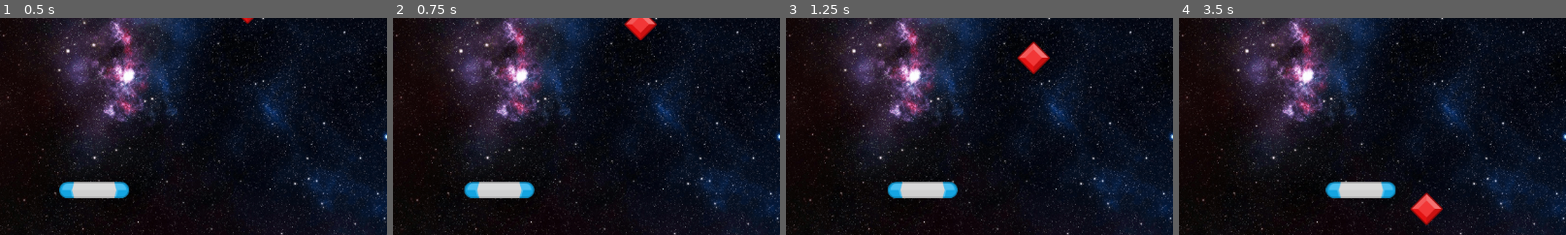
Above: before the commit, frames 1-4 (left to right).
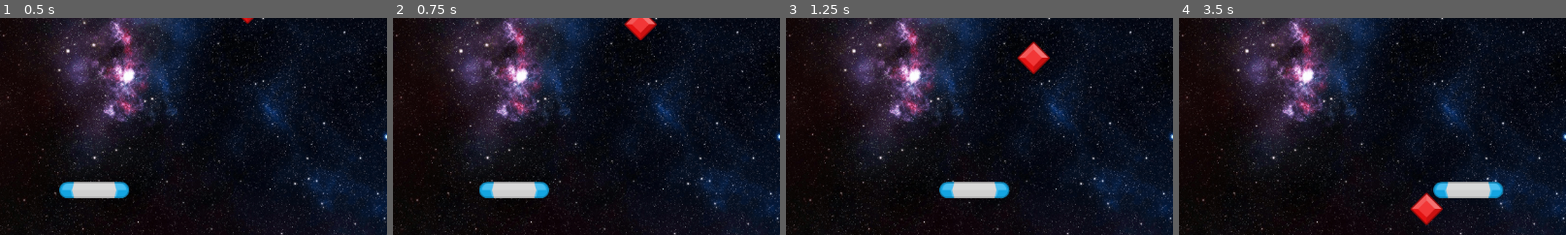
Above: after the commit, the same moments.

Repository: Nimira43/Space-Gems
Game: Godot game, scene res://scenes/game.tscn
The game is run twice, just before and just after one commit, with the same random seed, the same clock (stepped at 60 frames per second) and the same inputs.
Inputs:
- Up to frame 1 (0.5 s): no input
- Up to frame 2 (0.75 s): hold P (right) from 0.53 s (still down)
- Up to frame 3 (1.25 s): keep holding P (right)
- Up to frame 4 (3.5 s): release P (right) at 1.28 s; hold O (left) 1.28-2.03 s; hold P (right) from 2.03 s (still down)
The pictures show only the part of the screen within x 39-89%, y 50-100%; the shares and areas given below are measured in that part.

Frame 1 is identical in both runs. In frame 2, 1.1% of the frame differs, in the area x 18-41%, y 75-84%; in frame 3, 2.2%; in frame 4, 2.7%, in the area x 37-84%, y 75-84%.

Commit message:
Trying different ways to move paddle.

Diff:
--- a/scenes/paddle.gd
+++ b/scenes/paddle.gd
@@ -1,13 +1,20 @@
 extends Area2D
 
-@export var speed: float = 90.0
+@export var speed: float = 200.0
 
 func _ready() -> void:
 	pass
 
 func _process(delta: float) -> void:
-	if Input.is_action_pressed("left"):
-		position.x += -speed * delta
-
-	if Input.is_action_pressed("right"):
-		position.x += speed * delta
+	#Paddle Movement
+	#First Option
+	#if Input.is_action_pressed("left"):
+		#position.x += -speed * delta
+		#
+	#elif Input.is_action_pressed("right"):
+		#position.x += speed * delta
+	#Second Option
+	#var input_amount: float = Input.get_axis("left", "right")
+	#position.x += delta * speed * input_amount
+	#Third Option
+	position.x += delta * speed * Input.get_axis("left", "right")
